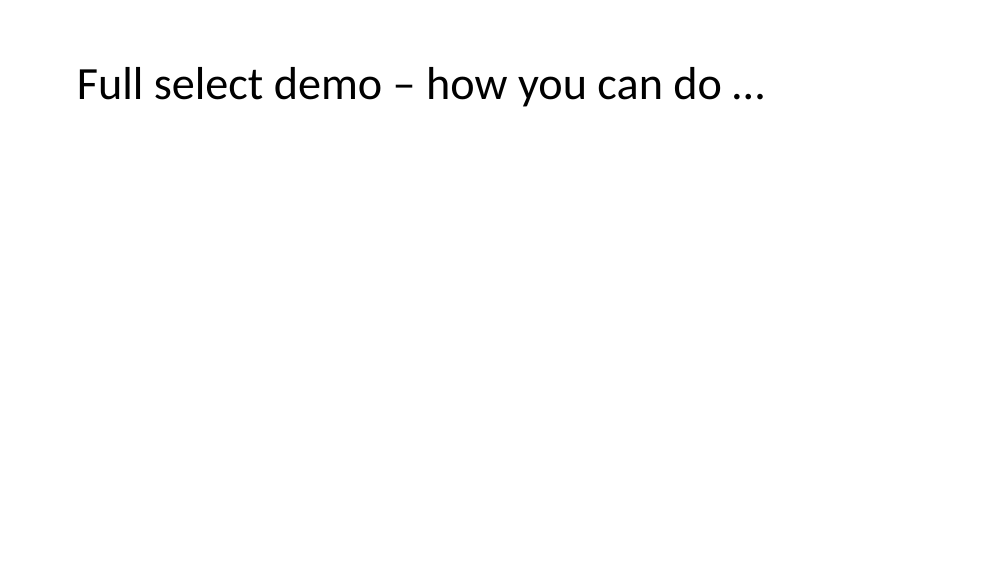
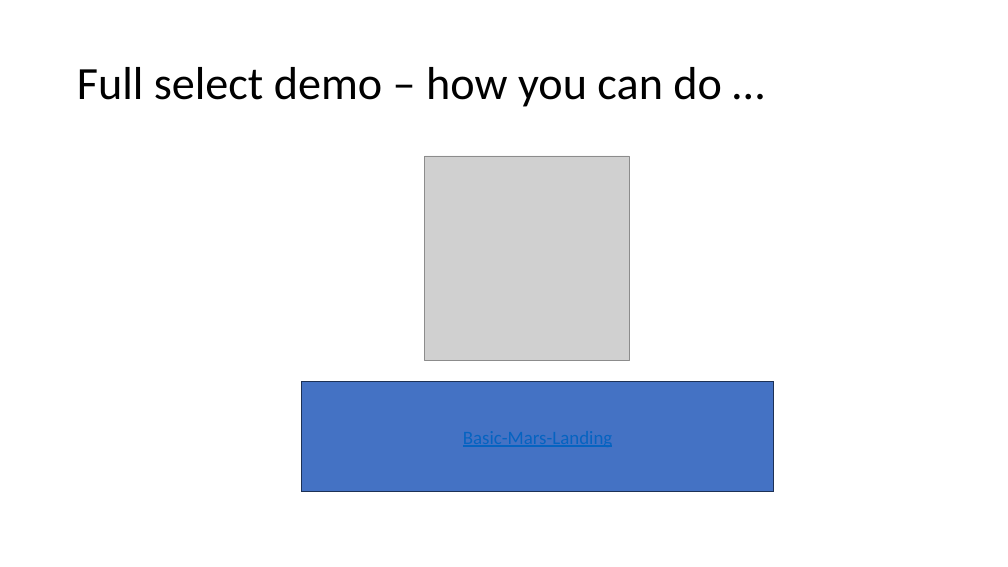
Before and after one commit to wonder-phil/AI-IoT-Workshop, a slide deck: slide 2 of p01/VR-A-Frame-introduction.pptx. Drawn at 1008x567 pixels with LibreOffice and Linux fonts; fonts in the diff are those of the drawing; grey boxes stand for pictures. Boxes give left, top, right and bottom in pixels: in the first picture for what was removed or moved away, otherwise in the second. Text is boxed around its words. In the diff, an @@ line names an element or a change of style, - is before the commit and + after.

```diff
--- a/p01/VR-A-Frame-introduction.pptx
+++ b/p01/VR-A-Frame-introduction.pptx
@@ picture added at box(425, 156, 629, 360) @@
@@ rectangle added at box(302, 382, 774, 492), fill #4472C4, outline #1E3256 1 pt @@
```
Also in this commit, not shown: 2 other slides changed.
